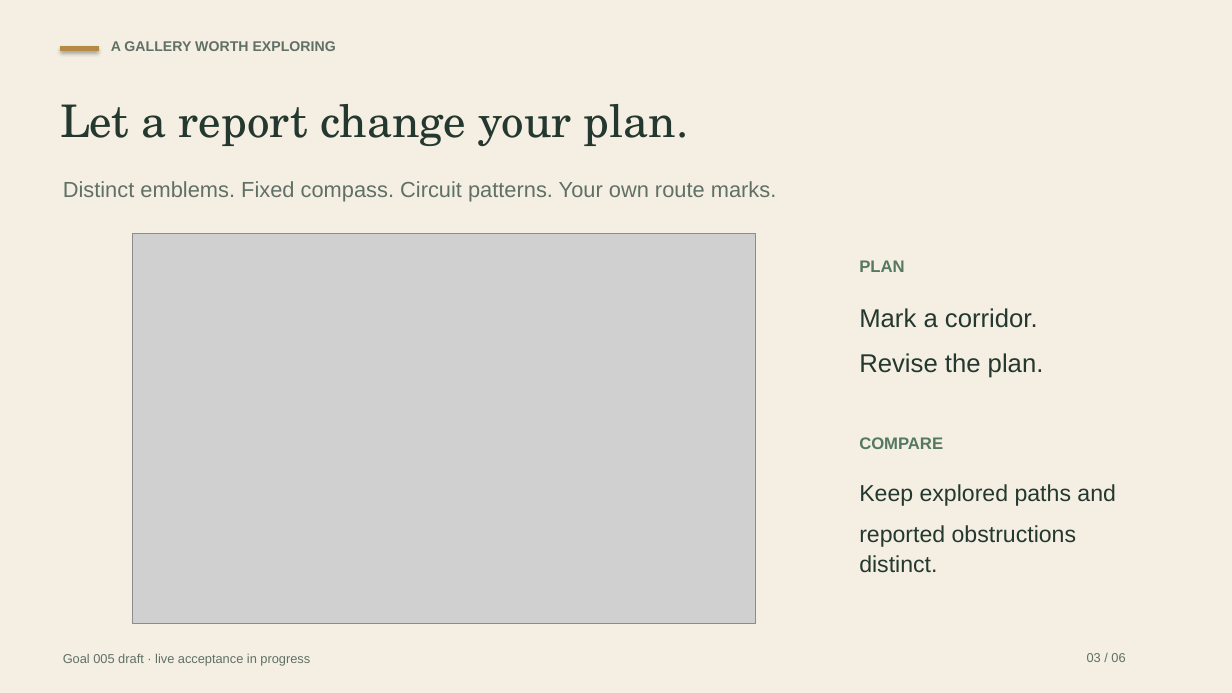
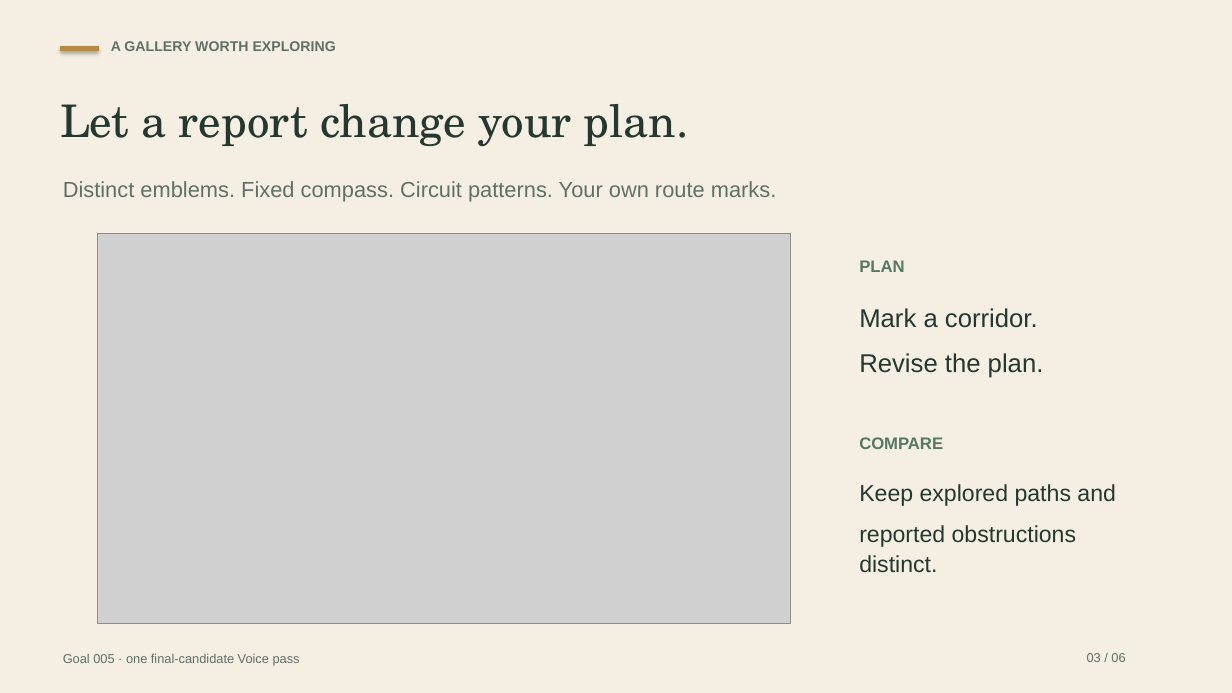
Before and after one commit to catlover-bot/talk-me-home, a slide deck: slide 3 of submission/Talk_Me_Home_Goal005_Pitch.pptx. Drawn at 1232x693 pixels with LibreOffice and Linux fonts; fonts in the diff are those of the drawing; grey boxes stand for pictures. Boxes give left, top, right and bottom in pixels: in the first picture for what was removed or moved away, otherwise in the second. Text is boxed around its words. In the diff, an @@ line names an element or a change of style, - is before the commit and + after.

Commit message:
Deliver Goal 005 evidence and local media with one verified Voice rescue
Record all eight consumed attempts, the final candidate's complete ordinary
Voice rescue, and its failed recovery sample without a remote ending ACK.
Keep the two-pass target unmet and preserve all historical accounting.

Deliver the Gallery demonstration, native pitch deck and PDF with actual
source provenance. Keep the MP4 local, public Live disabled and runtime/player
bytes identical to the frozen 2edf791 candidate.

```diff
--- a/submission/Talk_Me_Home_Goal005_Pitch.pptx
+++ b/submission/Talk_Me_Home_Goal005_Pitch.pptx
@@ picture: place and size @@
-picture at (132,234,756,624)
+picture at (97,234,790,624)
@@ text at (63,653,300,666): text changed @@
-Goal 005 draft · live acceptance in progress
+Goal 005 · one final-candidate Voice pass
```
Also in this commit, not shown: 4 other slides changed, 1 slide added, 1 slide removed, 38 other files.
